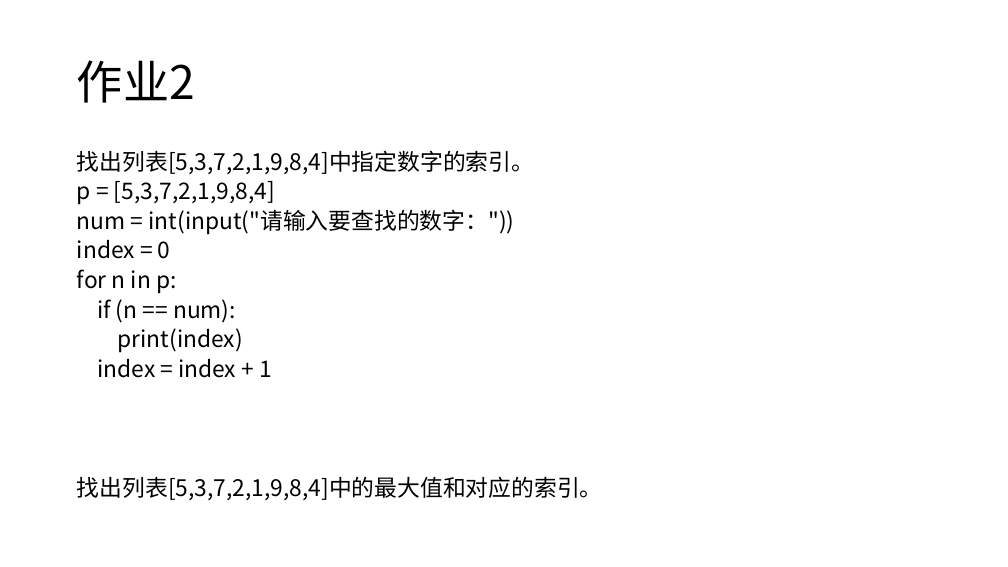
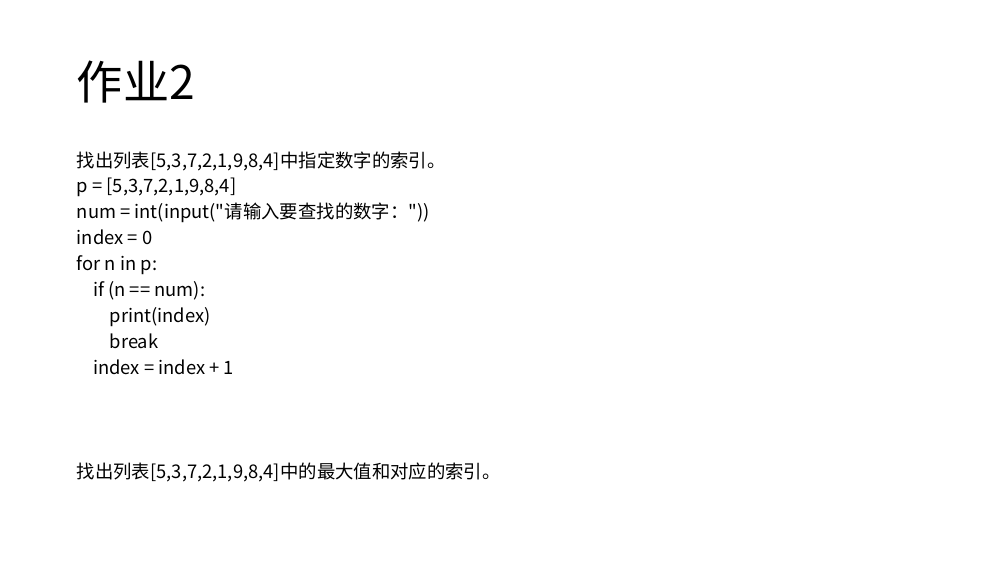
Before and after one commit to zhangch-zc/python_lesson, a slide deck: slide 3 of lesson7_复习课1.pptx. Drawn at 1008x567 pixels with LibreOffice and Linux fonts; fonts in the diff are those of the drawing. Boxes give left, top, right and bottom in pixels: in the first picture for what was removed or moved away, otherwise in the second. Text is boxed around its words. In the diff, an @@ line names an element or a change of style, - is before the commit and + after.

```diff
--- a/lesson7_复习课1.pptx
+++ b/lesson7_复习课1.pptx
@@ text at <box>77,151,501,482</box>: size 21.7 to 17.5 pt @@
@@ text at <box>110,333,159,349</box>: paragraph added @@
+break
```
Also in this commit, not shown: 1 other file.
